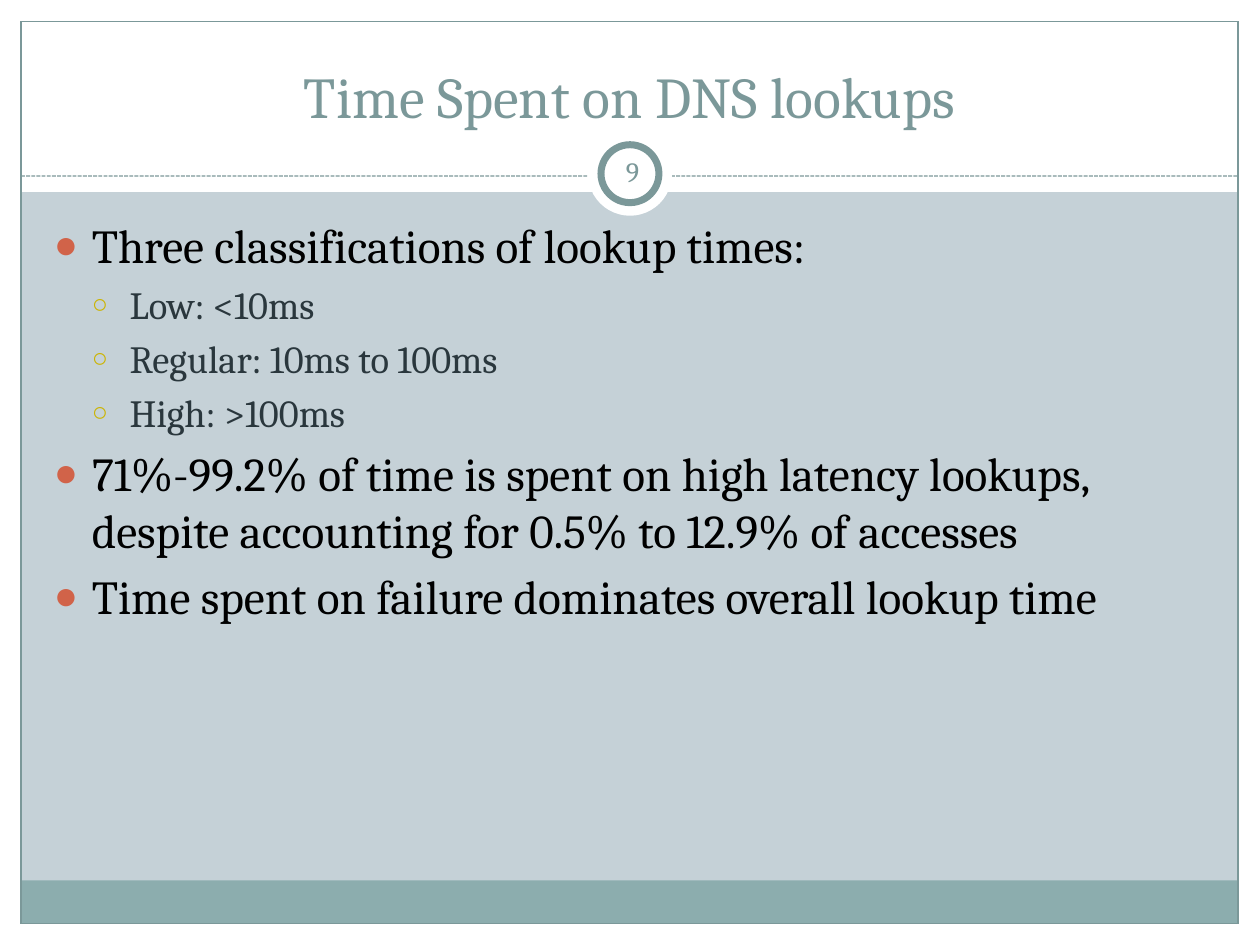
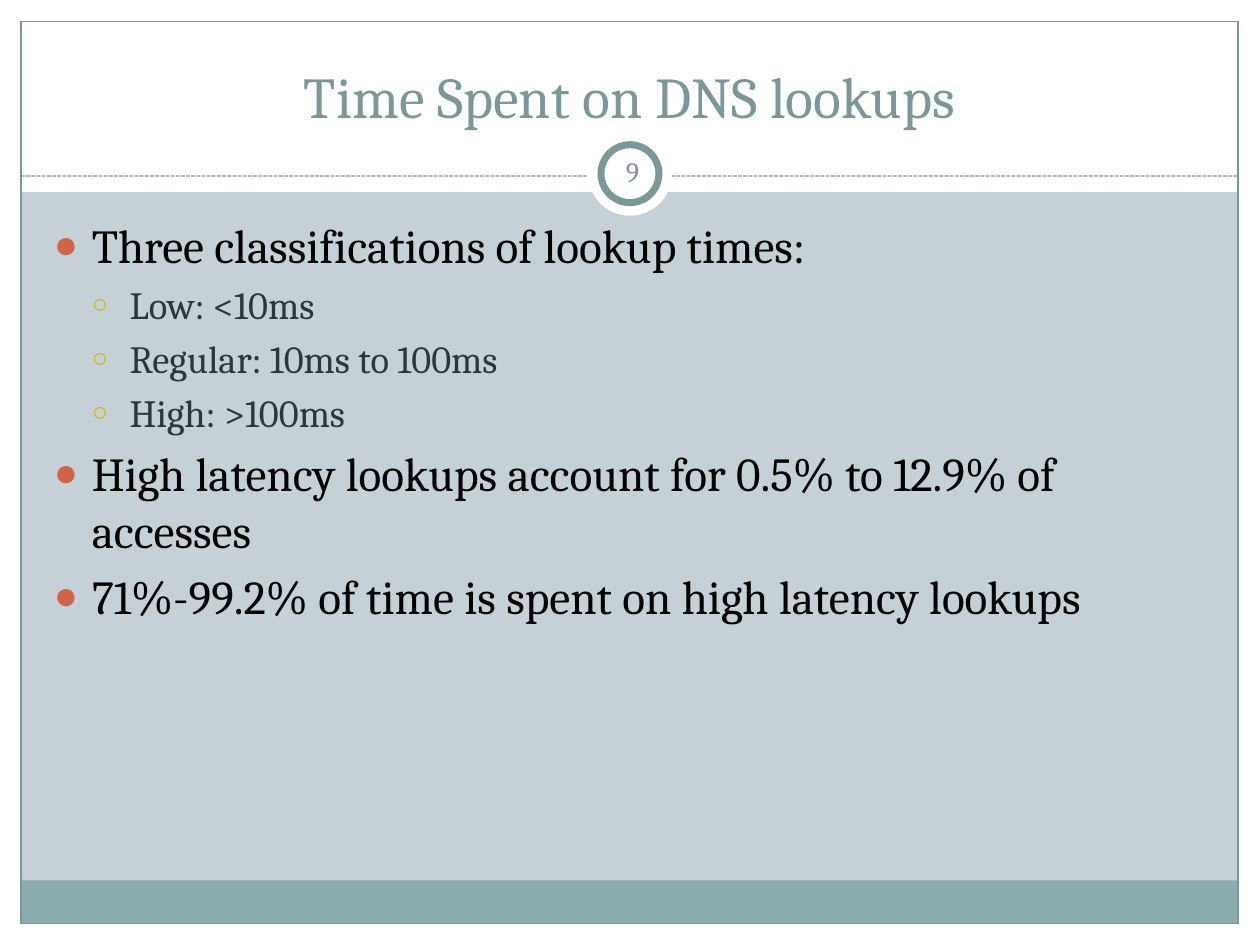
Before and after one commit to cs525-koala/documents, a slide deck: slide 9 of p2p/P2P Apps.pptx. Drawn at 1260x945 pixels with LibreOffice and Linux fonts; fonts in the diff are those of the drawing. Boxes give left, top, right and bottom in pixels: in the first picture for what was removed or moved away, otherwise in the second. Text is boxed around its words. In the diff, an @@ line names an element or a change of style, - is before the commit and + after.

```diff
--- a/p2p/P2P Apps.pptx
+++ b/p2p/P2P Apps.pptx
@@ text at [92,457,1080,624]: text changed @@
-● 71%-99.2% of time is spent on high latency lookups, despite accounting for 0.5% to 12.9% of accesses
-● Time spent on failure dominates overall lookup time
+● High latency lookups account for 0.5% to 12.9% of accesses
+● 71%-99.2% of time is spent on high latency lookups
```
Also in this commit, not shown: 15 other slides changed.
